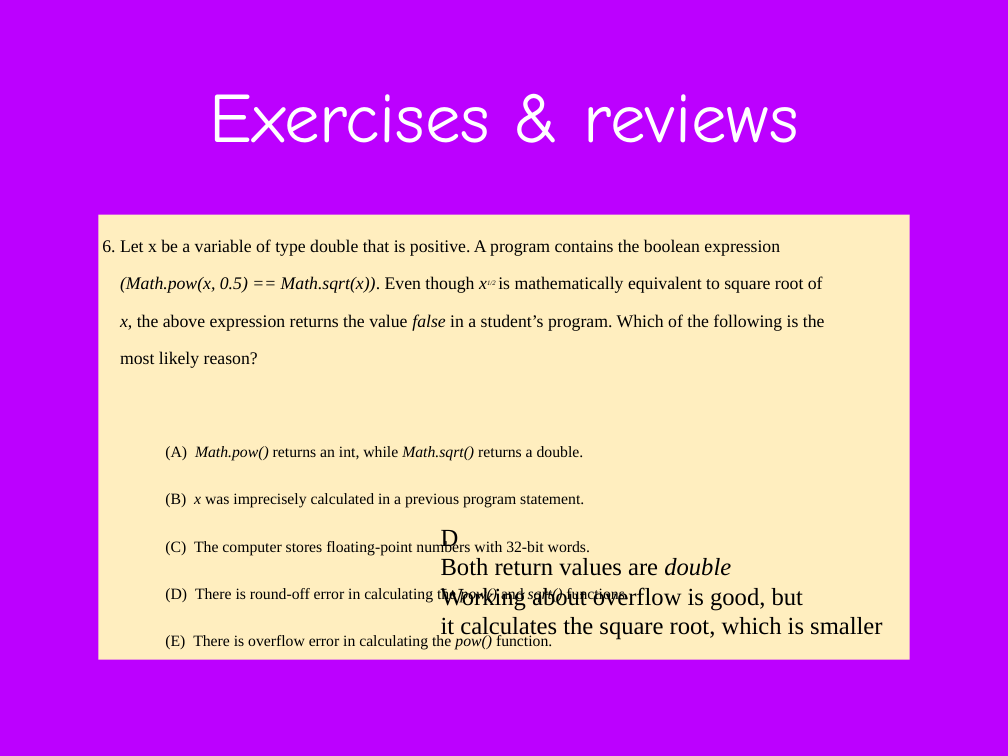
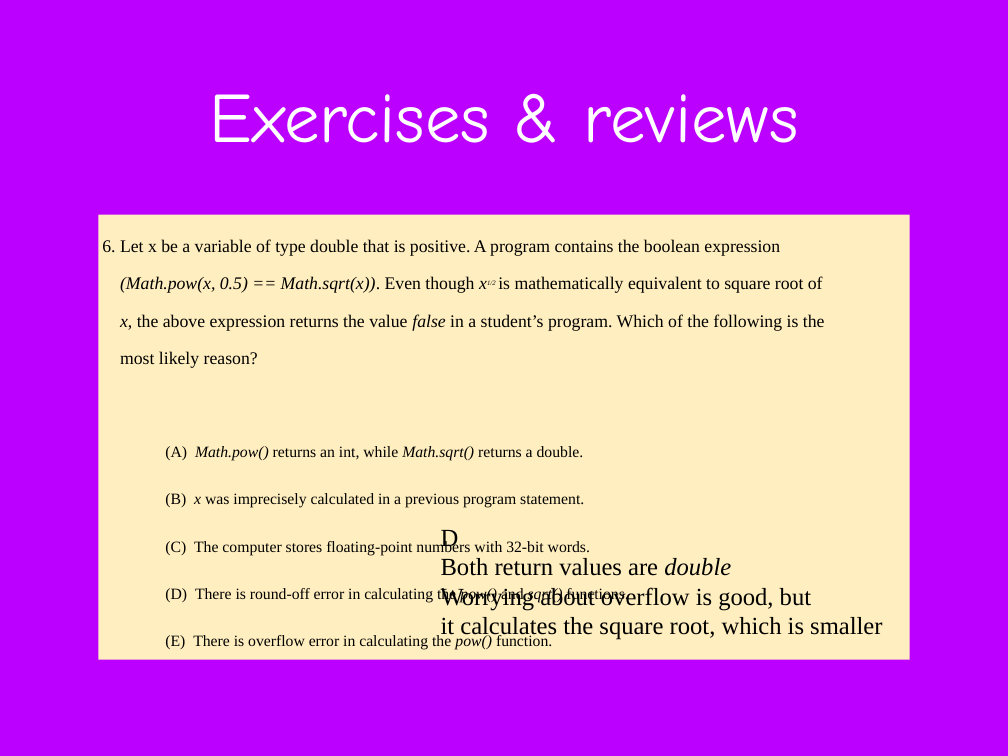
Before and after one commit to difficultcho/AP-A-2018.01.27--, a slide deck: slide 46 of AP计算机A-2018.01.27-张淼.pptx. Drawn at 1008x756 pixels with LibreOffice and Linux fonts; fonts in the diff are those of the drawing; background and template pictures are left out. Boxes give left, top, right and bottom in pixels: in the first picture for what was removed or moved away, otherwise in the second. Text is boxed around its words. In the diff, an @@ line names an element or a change of style, - is before the commit and + after.

```diff
--- a/AP计算机A-2018.01.27-张淼.pptx
+++ b/AP计算机A-2018.01.27-张淼.pptx
@@ text at [441, 587, 811, 610]: text changed @@
-Working about overflow is good, but
+Worrying about overflow is good, but
```
Also in this commit, not shown: 29 other slides changed, 4 slides added.
